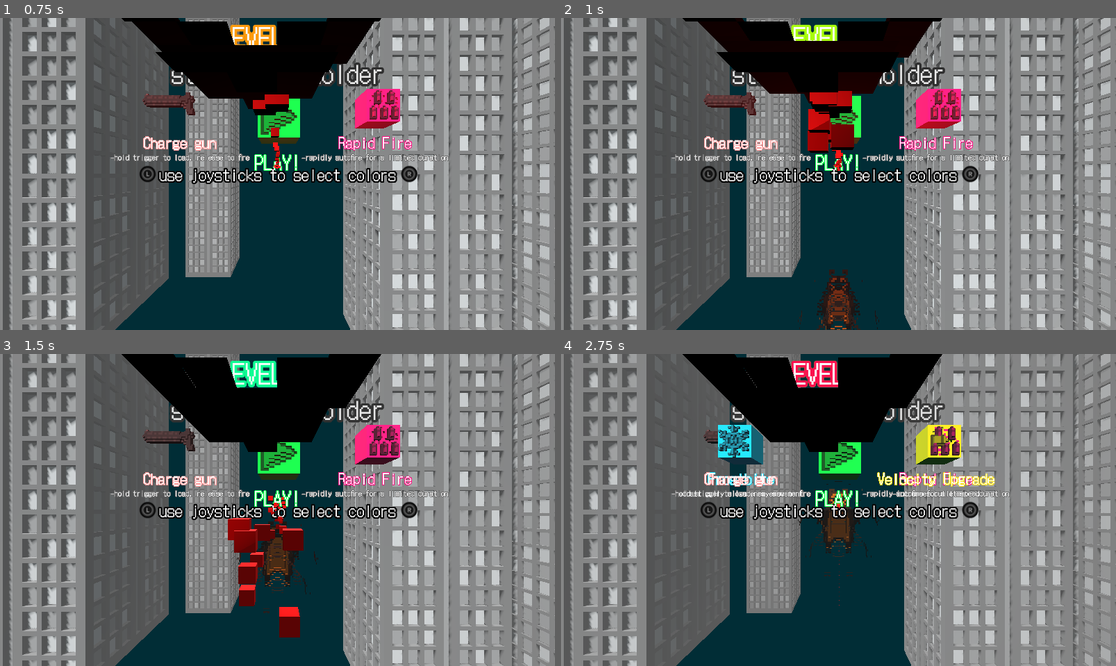
Above: before the commit, frames 1-4 (two rows, left to right).
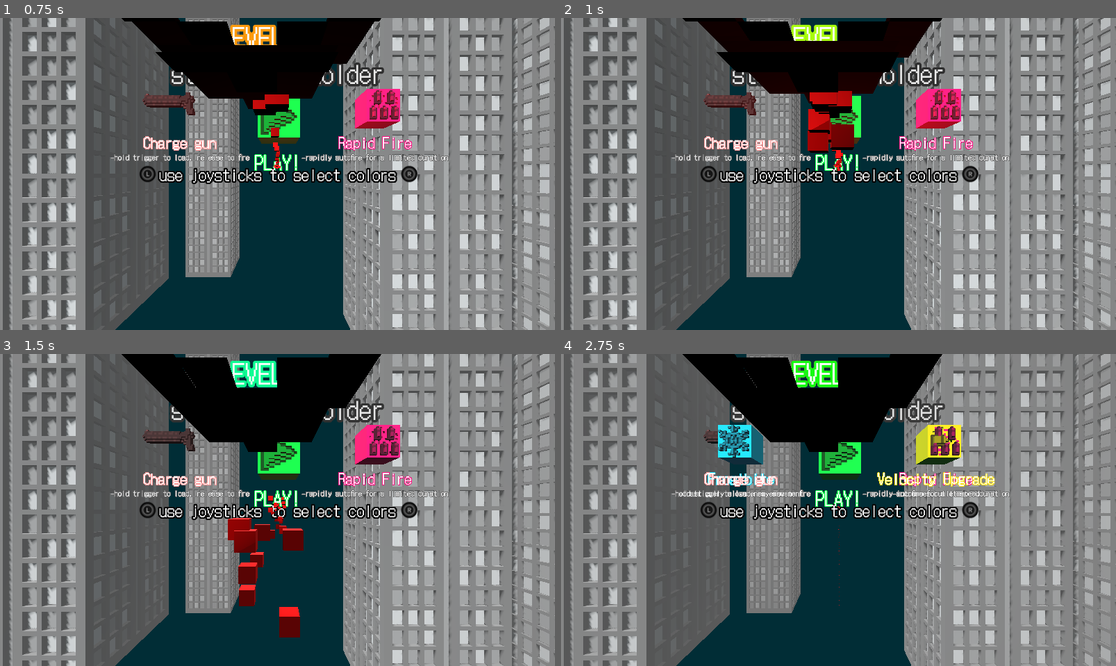
Above: after the commit, the same moments.

Repository: Majsek/Project_BC
Game: Godot game, scene res://scenes/world.tscn
Two runs of this game, one before a commit and one after it. Both use one fixed random seed, a clock stepped at 60 frames per second and the inputs below.
Inputs:
- Up to frame 1 (0.75 s): tap Enter (ui_accept) at 0.5 s; hold Right (ui_right) from 0.53 s (still down)
- Up to frame 2 (1 s): keep holding Right (ui_right); tap Enter (ui_accept) at 0.77 s
- Up to frame 3 (1.5 s): release Right (ui_right) at 1.28 s; hold Down (ui_down) from 1.28 s (still down)
- Up to frame 4 (2.75 s): tap Enter (ui_accept) at 1.52 s; release Down (ui_down) at 2.03 s; hold Right (ui_right) from 2.03 s (still down)

Frame 1 is identical in both runs. In frame 2, 0.9% of the frame differs, in the area x 42-58%, y 80-100%; in frame 3, 0.8%; in frame 4, 1.3%, in the area x 41-58%, y 2-72%.

Commit message:
refactoring

Diff:
--- a/scenes/enemy.tscn
+++ b/scenes/enemy.tscn
@@ -16,8 +16,6 @@
 clearcoat_roughness = 1.0
 subsurf_scatter_skin_mode = true
 refraction_scale = -0.49
-grow = true
-grow_amount = -1.0
 distance_fade_max_distance = 0.0
 
 [sub_resource type="Animation" id="Animation_owq4w"]
@@ -37,22 +35,34 @@
 tracks/1/type = "value"
 tracks/1/imported = false
 tracks/1/enabled = true
-tracks/1/path = NodePath("MeshInstance3D:surface_material_override/0:distance_fade_mode")
+tracks/1/path = NodePath("MeshInstance3D:surface_material_override/0:grow")
 tracks/1/interp = 1
 tracks/1/loop_wrap = true
 tracks/1/keys = {
 "times": PackedFloat32Array(0),
 "transitions": PackedFloat32Array(1),
 "update": 1,
-"values": [0]
+"values": [false]
 }
 tracks/2/type = "value"
 tracks/2/imported = false
 tracks/2/enabled = true
-tracks/2/path = NodePath("MeshInstance3D:surface_material_override/0:distance_fade_max_distance")
+tracks/2/path = NodePath("MeshInstance3D:surface_material_override/0:distance_fade_mode")
 tracks/2/interp = 1
 tracks/2/loop_wrap = true
 tracks/2/keys = {
+"times": PackedFloat32Array(0),
+"transitions": PackedFloat32Array(1),
+"update": 1,
+"values": [0]
+}
+tracks/3/type = "value"
+tracks/3/imported = false
+tracks/3/enabled = true
+tracks/3/path = NodePath("MeshInstance3D:surface_material_override/0:distance_fade_max_distance")
+tracks/3/interp = 1
+tracks/3/loop_wrap = true
+tracks/3/keys = {
 "times": PackedFloat32Array(0),
 "transitions": PackedFloat32Array(1),
 "update": 0,
@@ -84,10 +94,10 @@
 tracks/1/interp = 1
 tracks/1/loop_wrap = true
 tracks/1/keys = {
-"times": PackedFloat32Array(0),
-"transitions": PackedFloat32Array(1),
-"update": 1,
-"values": [true]
+"times": PackedFloat32Array(0, 0.0001),
+"transitions": PackedFloat32Array(1, 1),
+"update": 1,
+"values": [true, true]
 }
 tracks/2/type = "value"
 tracks/2/imported = false
--- a/scenes/world.tscn
+++ b/scenes/world.tscn
@@ -1,9 +1,8 @@
-[gd_scene load_steps=20 format=3 uid="uid://dl7g3g38rg3gv"]
+[gd_scene load_steps=19 format=3 uid="uid://dl7g3g38rg3gv"]
 
 [ext_resource type="Script" path="res://scripts/world.gd" id="1_q1cpw"]
 [ext_resource type="Script" path="res://scripts/floor.gd" id="2_poosd"]
 [ext_resource type="PackedScene" uid="uid://c3donwdgn1s38" path="res://scenes/player.tscn" id="2_q6nst"]
-[ext_resource type="PackedScene" uid="uid://crves8cf8ukat" path="res://scenes/enemy.tscn" id="3_fpd47"]
 [ext_resource type="PackedScene" uid="uid://vd37jqwc1uth" path="res://scenes/control_cube.tscn" id="4_58r8i"]
 [ext_resource type="FontFile" uid="uid://xgy32fq5inad" path="res://DotGothic16-Regular.ttf" id="4_341gc"]
 [ext_resource type="ArrayMesh" uid="uid://cfoe3xo81i70l" path="res://objects/buildings/skyscraper1.1.obj" id="5_cduau"]
@@ -136,11 +135,6 @@
 transform = Transform3D(-0.889631, -0.113367, 0.442386, 0.454906, -0.305297, 0.836573, 0.0402193, 0.945485, 0.323173, 13.1349, 8.21034, 4.09577)
 light_energy = 0.262
 
-[node name="enemy" parent="." instance=ExtResource("3_fpd47")]
-unique_name_in_owner = true
-transform = Transform3D(0.295, 0, 0, 0, 0.295, 0, 0, 0, 0.295, 0, 0.0194631, -3.8)
-initial_lives_ = 100
-
 [node name="Skyscraper1" type="MeshInstance3D" parent="." groups=["skyscrapers"]]
 transform = Transform3D(10, 0, 1.13687e-13, 0, 10, 0, -1.13687e-13, 0, 10, 42.7665, -57.1248, -66.917)
 mesh = ExtResource("5_cduau")
@@ -213,9 +207,12 @@
 
 [node name="edge_2_allowed_cube" parent="." groups=["control_cubes"] instance=ExtResource("4_58r8i")]
 transform = Transform3D(-4.37114e-09, 0, -0.1, 0, 0.1, 0, 0.1, 0, -4.37114e-09, 1, 0.7, 0.4)
+label_text_ = "Right barricade"
 
 [node name="edge_3_allowed_cube" parent="." groups=["control_cubes"] instance=ExtResource("4_58r8i")]
 transform = Transform3D(-4.37114e-09, 0, -0.1, 0, 0.1, 0, 0.1, 0, -4.37114e-09, 1, 0.3, 0)
+label_text_ = "Back barricade"
 
 [node name="edge_4_allowed_cube" parent="." groups=["control_cubes"] instance=ExtResource("4_58r8i")]
 transform = Transform3D(-4.37114e-09, 0, -0.1, 0, 0.1, 0, 0.1, 0, -4.37114e-09, 1, 0.7, -0.4)
+label_text_ = "Left barricade"
--- a/scripts/hand.gd
+++ b/scripts/hand.gd
@@ -70,9 +70,11 @@
 
 		"by_button":
 			if !is_right_hand_:
-				get_tree().reload_current_scene()
+				#get_tree().reload_current_scene()
+				pass
 			else:
-				$gun.rapid_fire()
+				#$gun.rapid_fire()
+				pass
 
 func _on_button_released(name) -> void:
 	match name:
--- a/scripts/hit_sound_audio_players.gd
+++ b/scripts/hit_sound_audio_players.gd
@@ -26,7 +26,7 @@
 	else:
 		strength = 1
 
-	var pitch_scale = 3.0 - hp_left_ * 2.0
+	var pitch_scale = 2.0 - hp_left_
 
 	$audioPlayer1.pitch_scale = pitch_scale
 	$audioPlayer2.pitch_scale = pitch_scale
@@ -39,17 +39,17 @@
 		2:
 			$audioPlayer1.stream = hit_sounds_array[randi_range(0,2)]
 			$audioPlayer1.play()
-			await get_tree().create_timer(0.03).timeout
-			$audioPlayer2.stream = hit_sounds_array[randi_range(0,2)]
-			$audioPlayer2.play()
+			#await get_tree().create_timer(0.03).timeout
+			#$audioPlayer2.stream = hit_sounds_array[randi_range(0,2)]
+			#$audioPlayer2.play()
 		3:
 			$audioPlayer1.stream = hit_sounds_array[randi_range(0,2)]
 			$audioPlayer1.play()
-			await get_tree().create_timer(0.03).timeout
-			$audioPlayer2.stream = hit_sounds_array[randi_range(0,2)]
-			$audioPlayer2.play()
-			await get_tree().create_timer(0.03).timeout
-			$audioPlayer3.stream = hit_sounds_array[randi_range(0,2)]
-			$audioPlayer3.play()
+			#await get_tree().create_timer(0.03).timeout
+			#$audioPlayer2.stream = hit_sounds_array[randi_range(0,2)]
+			#$audioPlayer2.play()
+			#await get_tree().create_timer(0.03).timeout
+			#$audioPlayer3.stream = hit_sounds_array[randi_range(0,2)]
+			#$audioPlayer3.play()
 	await get_tree().create_timer(1.0).timeout
 	queue_free()
